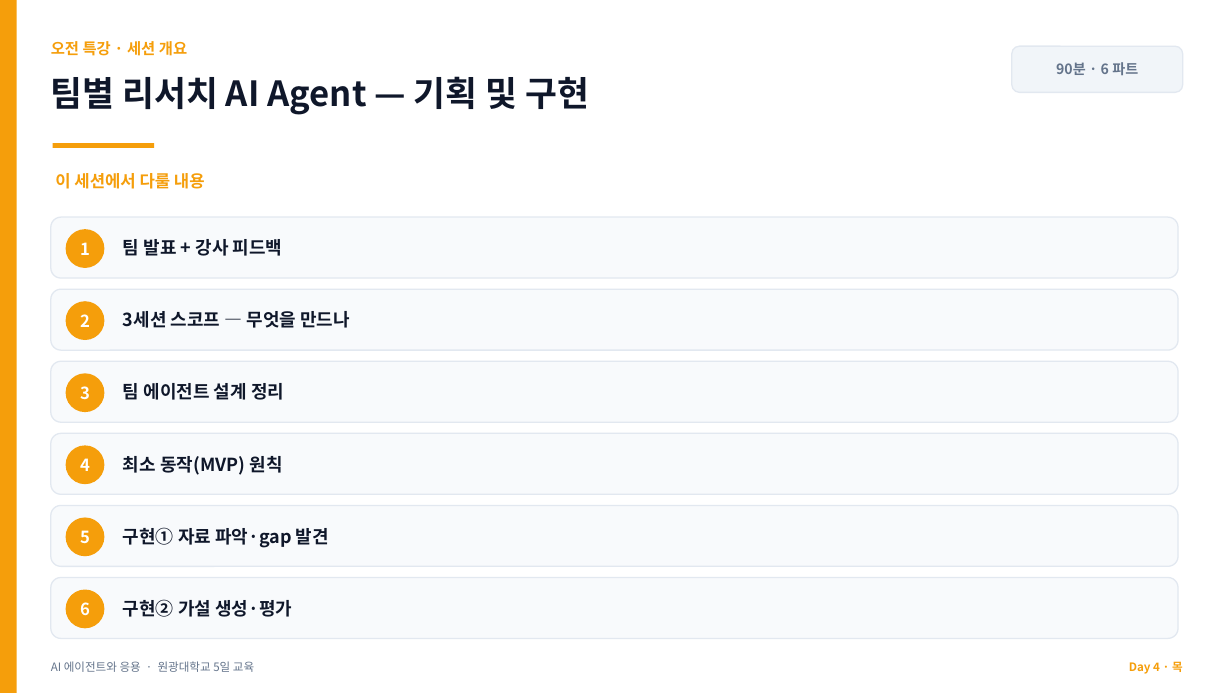
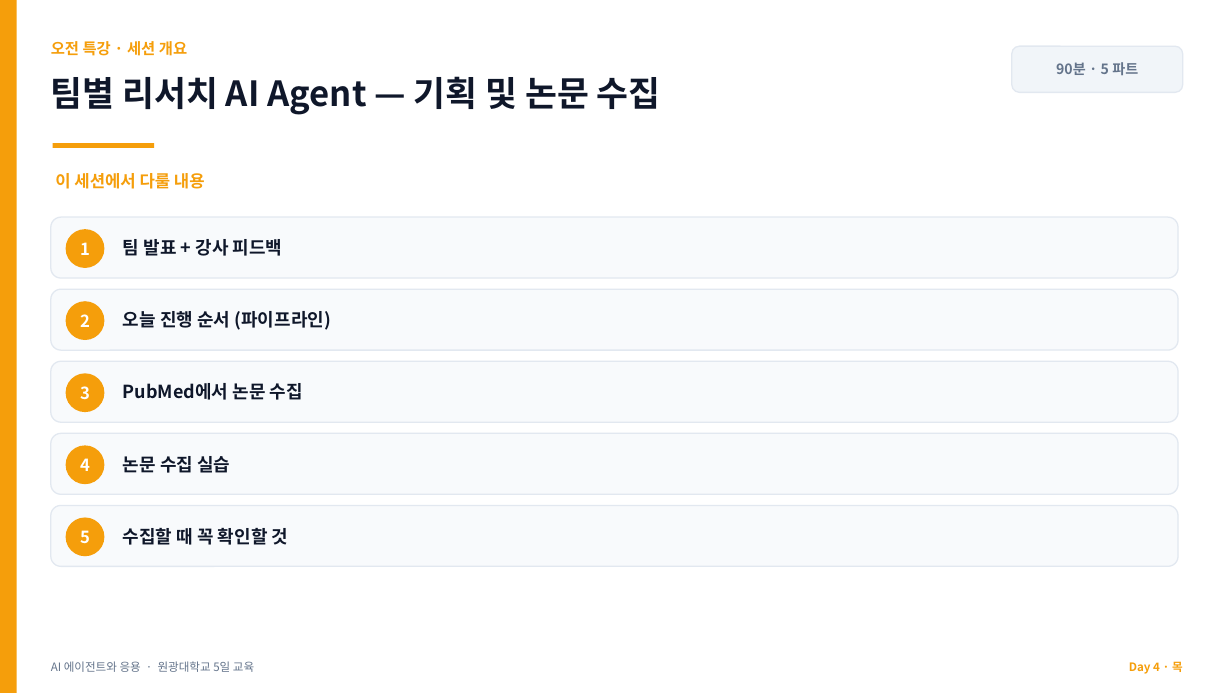
Before and after one commit to jyshin-22/wku-ai-agent-program, a slide deck: slide 5 of slides/day4.pptx. Drawn at 1232x693 pixels with LibreOffice and Linux fonts; fonts in the diff are those of the drawing. Boxes give left, top, right and bottom in pixels: in the first picture for what was removed or moved away, otherwise in the second. Text is boxed around its words. In the diff, an @@ line names an element or a change of style, - is before the commit and + after.

```diff
--- a/slides/day4.pptx
+++ b/slides/day4.pptx
@@ text at [51, 76, 661, 115]: text changed @@
-팀별 리서치 AI Agent — 기획 및 구현
+팀별 리서치 AI Agent — 기획 및 논문 수집
@@ text at [1056, 62, 1138, 75]: text changed @@
-90분 · 6 파트
+90분 · 5 파트
@@ text at [123, 311, 331, 330]: text changed @@
-3세션 스코프 — 무엇을 만드나
+오늘 진행 순서 (파이프라인)
@@ text at [123, 383, 303, 400]: text changed @@
-팀 에이전트 설계 정리
+PubMed에서 논문 수집
@@ text at [123, 456, 230, 473]: text changed @@
-최소 동작(MVP) 원칙
+논문 수집 실습
@@ text at [123, 528, 289, 545]: text changed @@
-구현① 자료 파악·gap 발견
+수집할 때 꼭 확인할 것
@@ rounded rectangle removed at [51, 578, 1178, 639] @@
@@ ellipse removed at [66, 590, 104, 628] @@
@@ text removed at [123, 599, 292, 617] @@
-구현② 가설 생성·평가
@@ text removed at [80, 602, 90, 616] @@
-6
```
Also in this commit, not shown: 19 other slides changed, 3 slides added, 2 slides removed, 8 other files.
